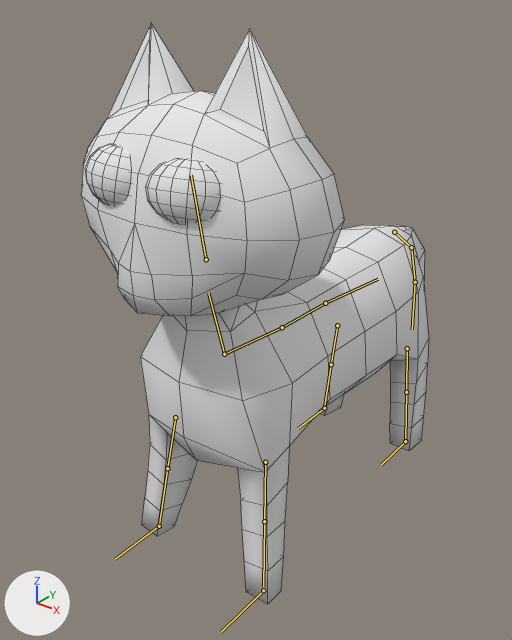
A saved change to the Blender file Assets/Blender/cat.blend.
Camera for both pictures: a 50 mm lens placed at (5.29, -7.83, 7.42), pointed at (-0.57, -0.5, 2.88). The lights are fixed; the arrows at lower left show +X, +Y and +Z. The bones that bend it are drawn over the model as lines. Mesh edges are drawn as thin lines.

Objects in the first picture: 'cat'.
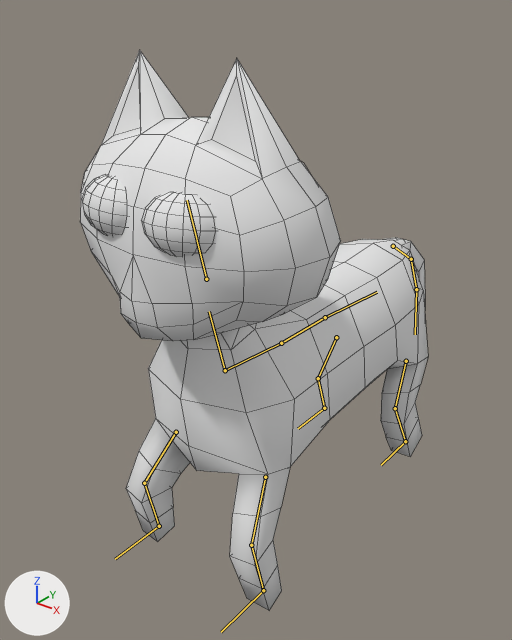
The newer file adds an action. The first version stands in its rest pose; the second is drawn at frame 15 of the action 'idle'.

Location of each change, [x1, y1, x2, y2] in pixels of the pictures (512 x 640 px):
'cat', posed
    before: [81, 23, 429, 604]
    after: [80, 50, 428, 610]
bone 'neck', root to tip
    before: (224, 354) to (208, 293)
    after: (225, 370) to (209, 311)
bone 'tail_1', root to tip
    before: (394, 232) to (411, 247)
    after: (393, 246) to (411, 259)
bone 'tail_2', root to tip
    before: (411, 247) to (415, 282)
    after: (411, 259) to (416, 289)
bone 'head', root to tip
    before: (206, 259) to (191, 175)
    after: (206, 279) to (187, 200)

The change in detail:
Bone 'neck' (bone_neck) moves from (0.0, 0.0, 0.0) to (0.0, -0.23, -0.07).
Bone 'tail_1' (bone_tail_1) turns from (0, 0, 0) to (2, 0, 0) degrees about its own x, y and z.
Bone 'tail_2' (bone_tail_2) turns from (0, 0, 0) to (3, 0, 0) degrees about its own x, y and z.
Bone 'head' (bone_head) turns from (0, 0, 0) to (4, 0, 0) degrees about its own x, y and z.
